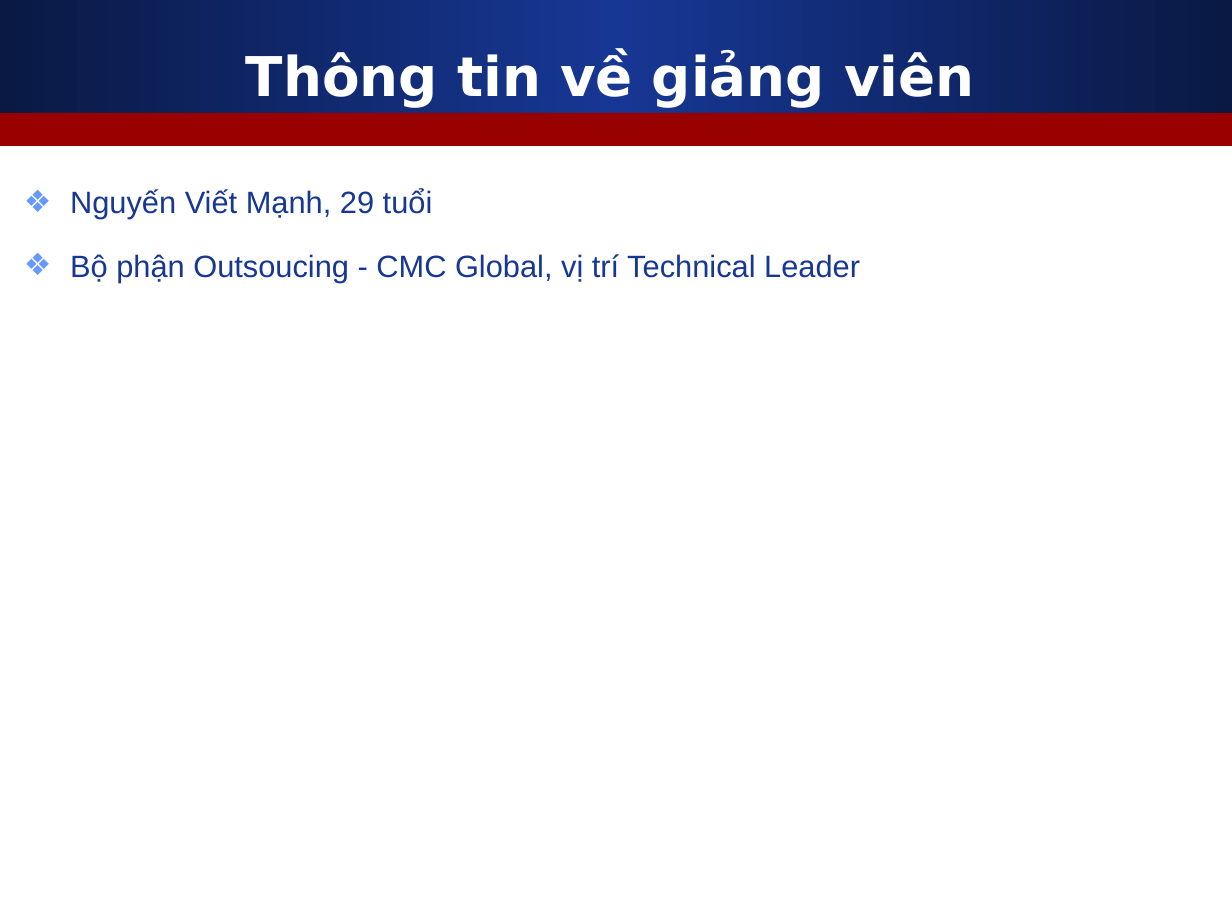
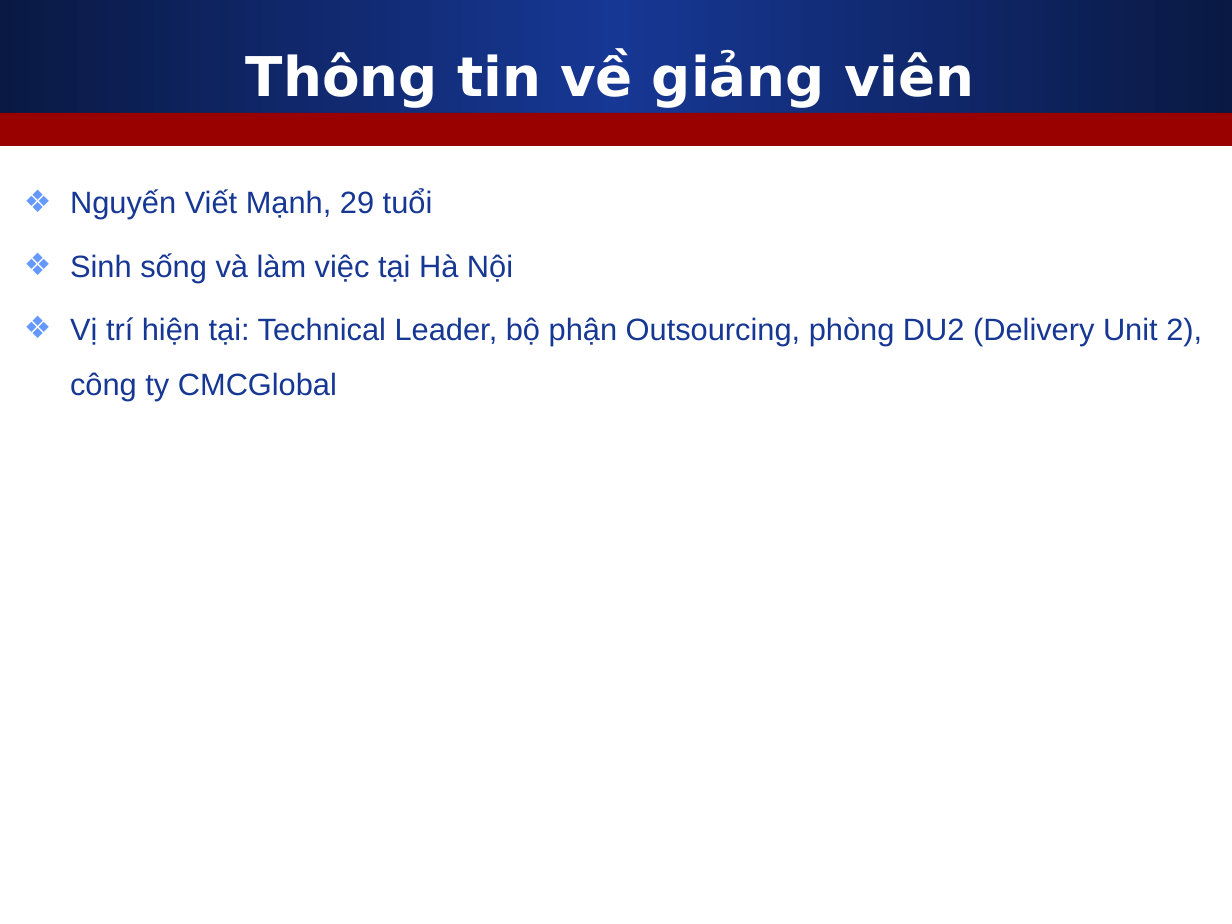
Before and after one commit to Tuhyle/phpdevpro_43, a slide deck: slide 3 of Day01_HTML/Slides/1_Gioi_thieu_khoa_hoc.ppt. Drawn at 1232x924 pixels with LibreOffice and Linux fonts; fonts in the diff are those of the drawing. Boxes give left, top, right and bottom in pixels: in the first picture for what was removed or moved away, otherwise in the second. Text is boxed around its words. In the diff, an @@ line names an element or a change of style, - is before the commit and + after.

```diff
--- a/Day01_HTML/Slides/1_Gioi_thieu_khoa_hoc.ppt
+++ b/Day01_HTML/Slides/1_Gioi_thieu_khoa_hoc.ppt
@@ text at box(70, 253, 1202, 401): text changed @@
-❖ Bộ phận Outsoucing - CMC Global, vị trí Technical Leader
+❖ Sinh sống và làm việc tại Hà Nội
+❖ Vị trí hiện tại: Technical Leader, bộ phận Outsourcing, phòng DU2 (Delivery Unit 2), công ty CMCGlobal
```
Also in this commit, not shown: 2 other slides changed, 2 other files.
